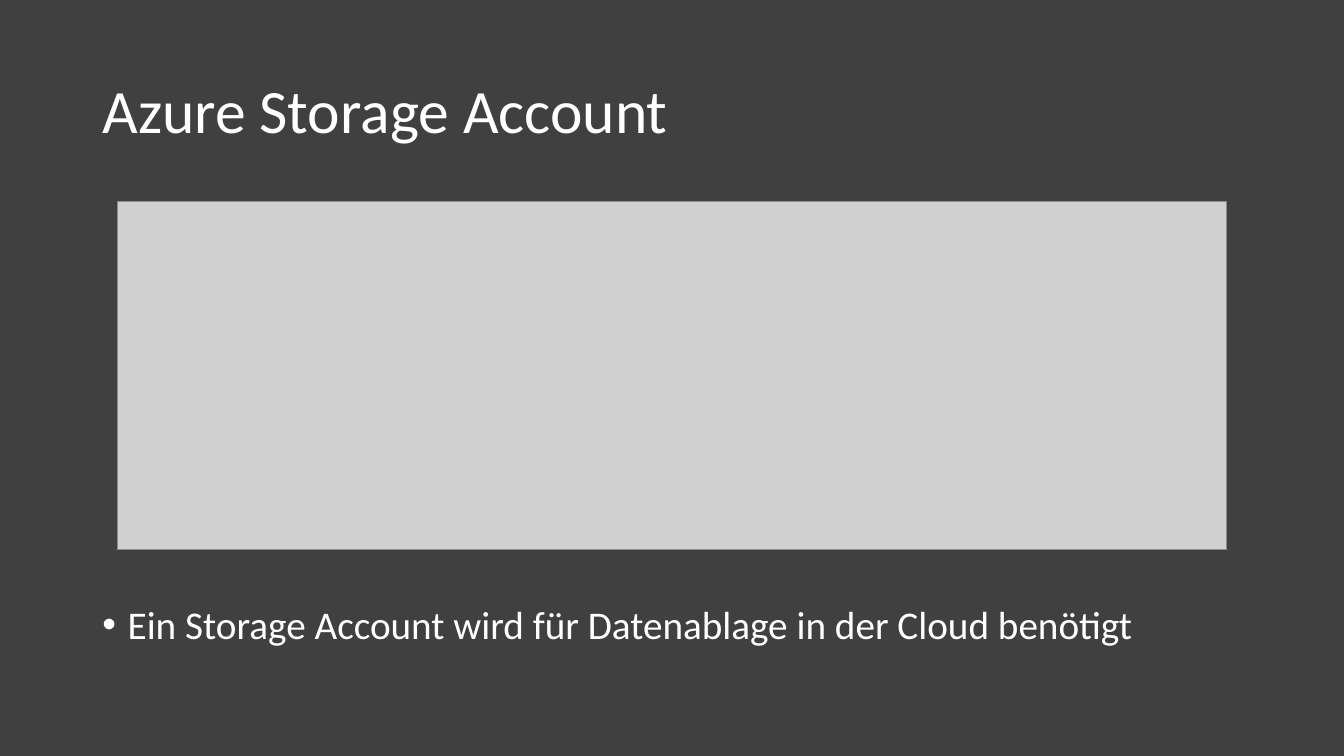
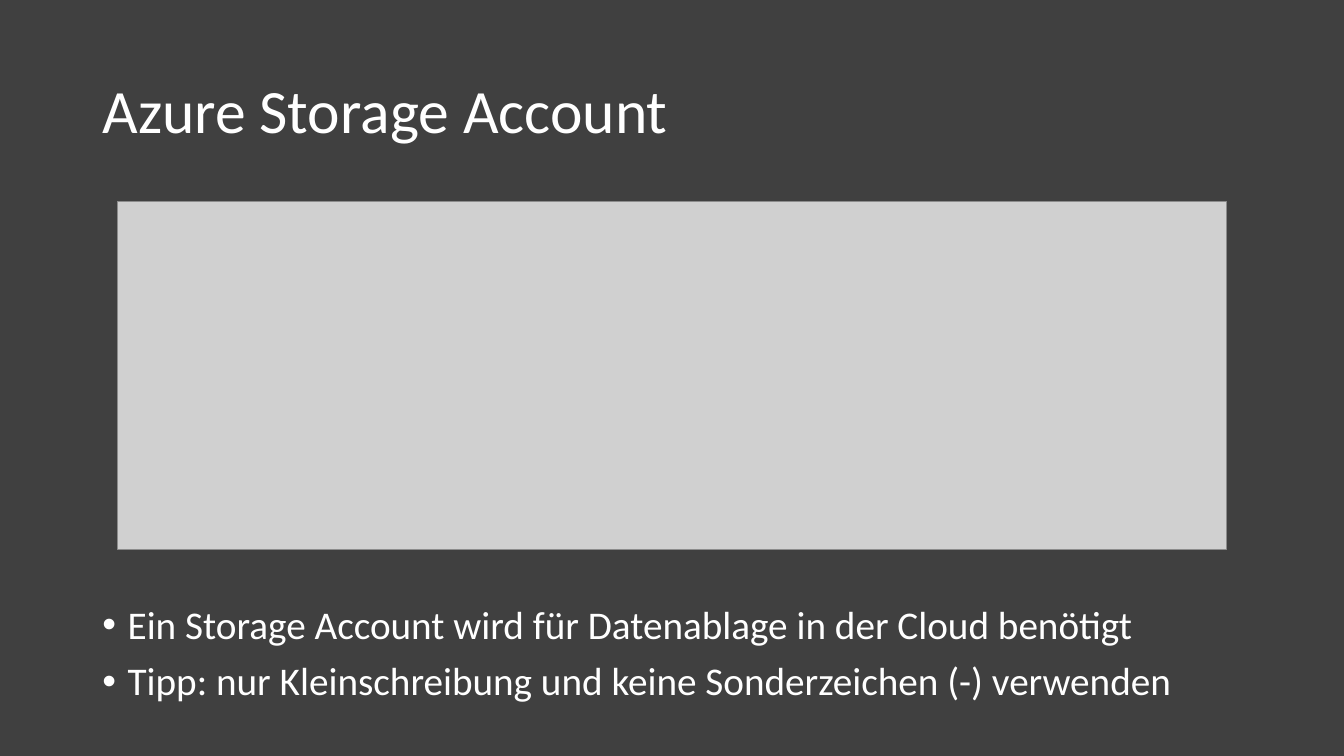
Before and after one commit to saschahenger/ma-workshop, a slide deck: slide 12 of workshop-slides/1-vorbereitung/workshop-1.pptx. Drawn at 1344x756 pixels with LibreOffice and Linux fonts; fonts in the diff are those of the drawing; grey boxes stand for pictures. Boxes give left, top, right and bottom in pixels: in the first picture for what was removed or moved away, otherwise in the second. Text is boxed around its words. In the diff, an @@ line names an element or a change of style, - is before the commit and + after.

```diff
--- a/workshop-slides/1-vorbereitung/workshop-1.pptx
+++ b/workshop-slides/1-vorbereitung/workshop-1.pptx
@@ text at [128, 667, 1171, 702]: paragraph added @@
+• Tipp: nur Kleinschreibung und keine Sonderzeichen (-) verwenden
```
Also in this commit, not shown: 1 other slide changed, 1 slide added.
